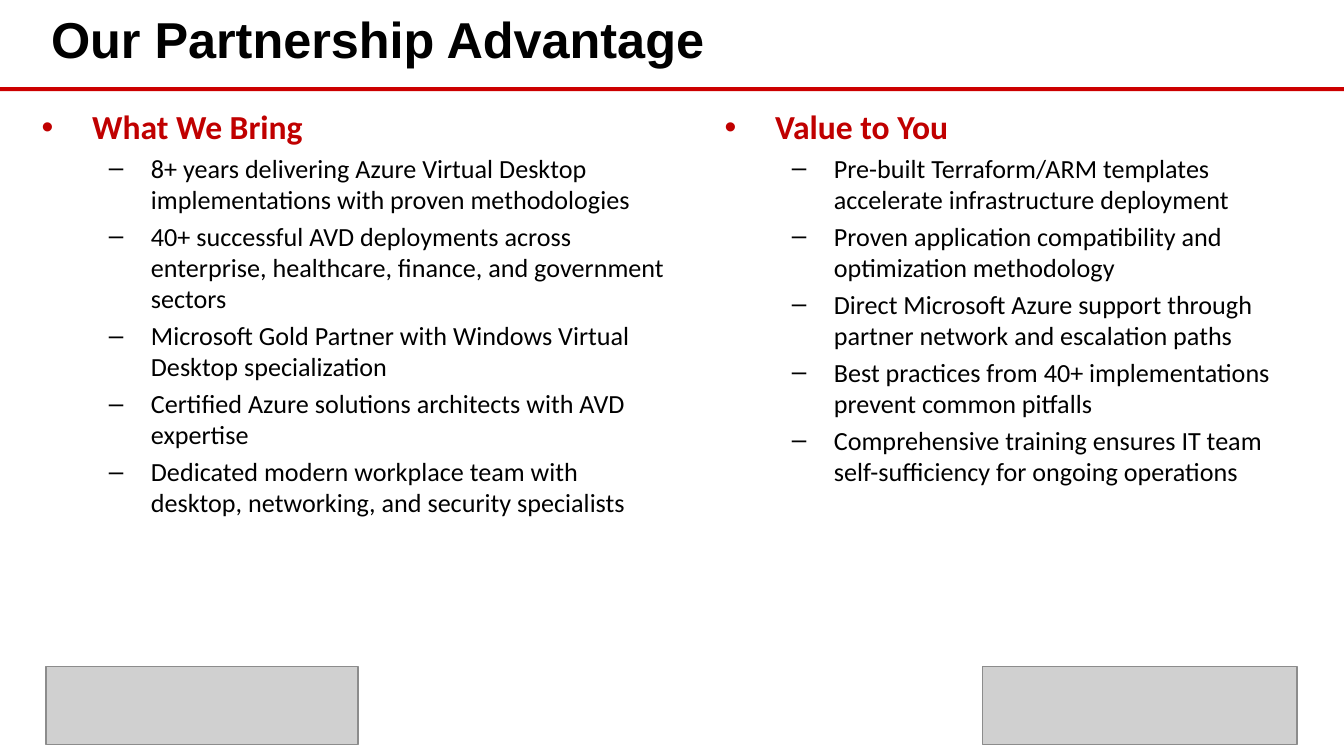
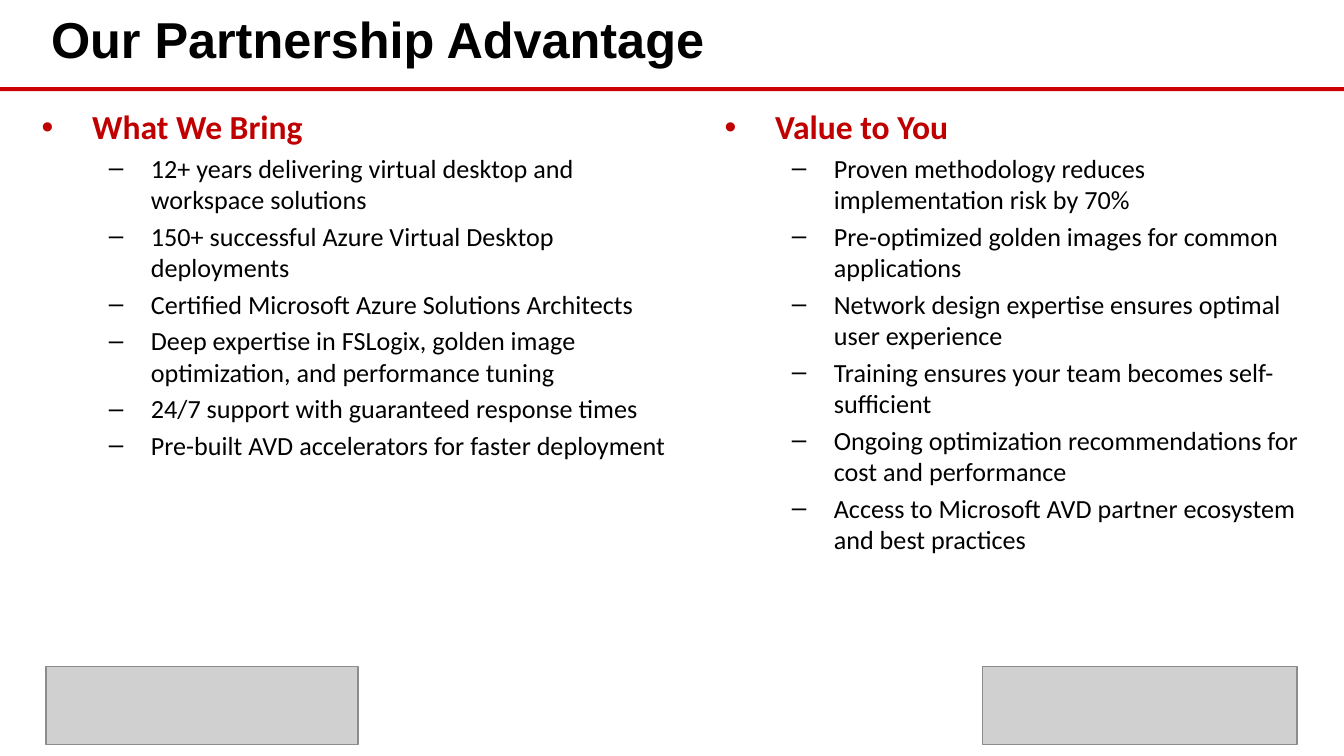
Before and after one commit to eoframework/solutions, a slide deck: slide 8 of solutions/azure/modern-workspace/virtual-desktop/presales/solution-briefing.pptx (slide 7 before the commit). Drawn at 1344x756 pixels with LibreOffice and Linux fonts; fonts in the diff are those of the drawing; grey boxes stand for pictures; background and template pictures are left out. Boxes give left, top, right and bottom in pixels: in the first picture for what was removed or moved away, otherwise in the second. Text is boxed around its words. In the diff, an @@ line names an element or a change of style, - is before the commit and + after.

Commit message:
Add Engagement Scope slides with solution-specific scope for Azure solutions
- Document Intelligence: IDP scope (document types, AI/ML complexity, accuracy)
- Enterprise Landing Zone: Landing zone scope (management groups, subscriptions, policies)
- Sentinel SIEM: Security scope (data connectors, analytics rules, log ingestion)
- DevOps Enterprise Platform: DevOps scope (repositories, pipelines, deployments)
- Virtual Desktop: AVD scope (host pools, app groups, user profiles)
- Virtual WAN Global: Network scope (WAN hubs, VPN connections, bandwidth)
- Updated LOE CSVs with proper SCOPE ASSUMPTIONS structure for Doc Intel and Landing Zone
- Regenerated all 6 PPTX files with 11-slide structure including Engagement Scope

```diff
--- a/solutions/azure/modern-workspace/virtual-desktop/presales/solution-briefing.pptx
+++ b/solutions/azure/modern-workspace/virtual-desktop/presales/solution-briefing.pptx
@@ text at [151,160,665,460]: text changed @@
-  – 8+ years delivering Azure Virtual Desktop implementations with proven methodologies
-  – 40+ successful AVD deployments across enterprise, healthcare, finance, and government sectors
-  – Microsoft Gold Partner with Windows Virtual Desktop specialization
-  – Certified Azure solutions architects with AVD expertise
-  – Dedicated modern workplace team with desktop, networking, and security specialists
+  – 12+ years delivering virtual desktop and workspace solutions
+  – 150+ successful Azure Virtual Desktop deployments
+  – Certified Microsoft Azure Solutions Architects
+  – Deep expertise in FSLogix, golden image optimization, and performance tuning
+  – 24/7 support with guaranteed response times
+  – Pre-built AVD accelerators for faster deployment
@@ text at [834,160,1297,554]: text changed @@
-  – Pre-built Terraform/ARM templates accelerate infrastructure deployment
-  – Proven application compatibility and optimization methodology
-  – Direct Microsoft Azure support through partner network and escalation paths
-  – Best practices from 40+ implementations prevent common pitfalls
-  – Comprehensive training ensures IT team self-sufficiency for ongoing operations
+  – Proven methodology reduces implementation risk by 70%
+  – Pre-optimized golden images for common applications
+  – Network design expertise ensures optimal user experience
+  – Training ensures your team becomes self-sufficient
+  – Ongoing optimization recommendations for cost and performance
+  – Access to Microsoft AVD partner ecosystem and best practices
```
Also in this commit, not shown: 8 other slides changed, 1 slide added, 13 other files.
